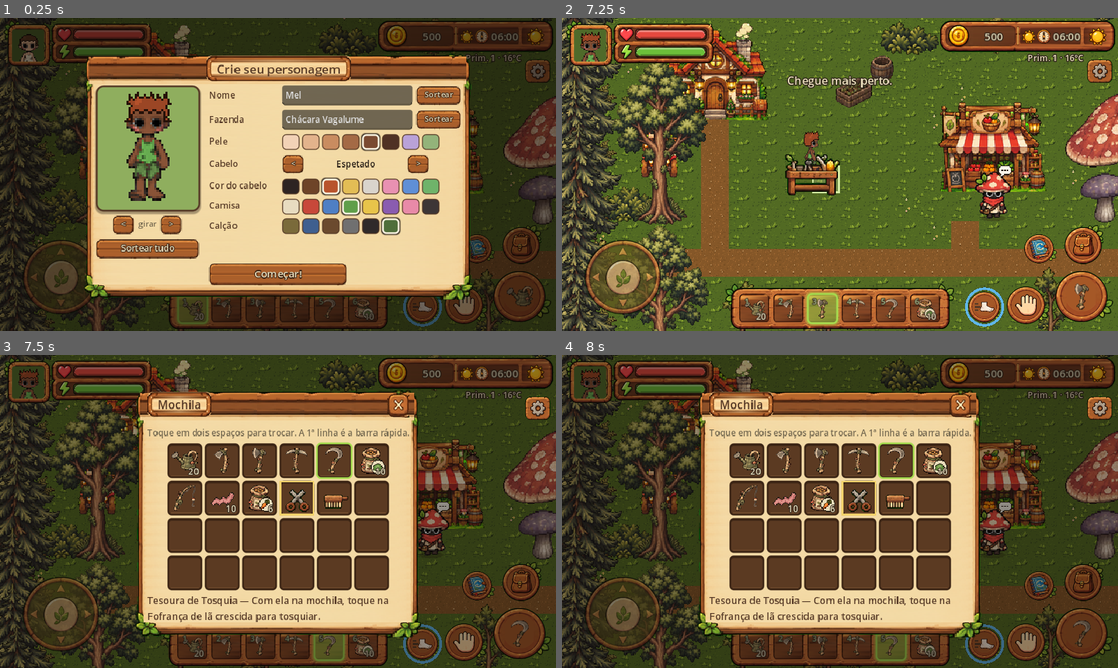
Above: before the commit, frames 1-4 (two rows, left to right).
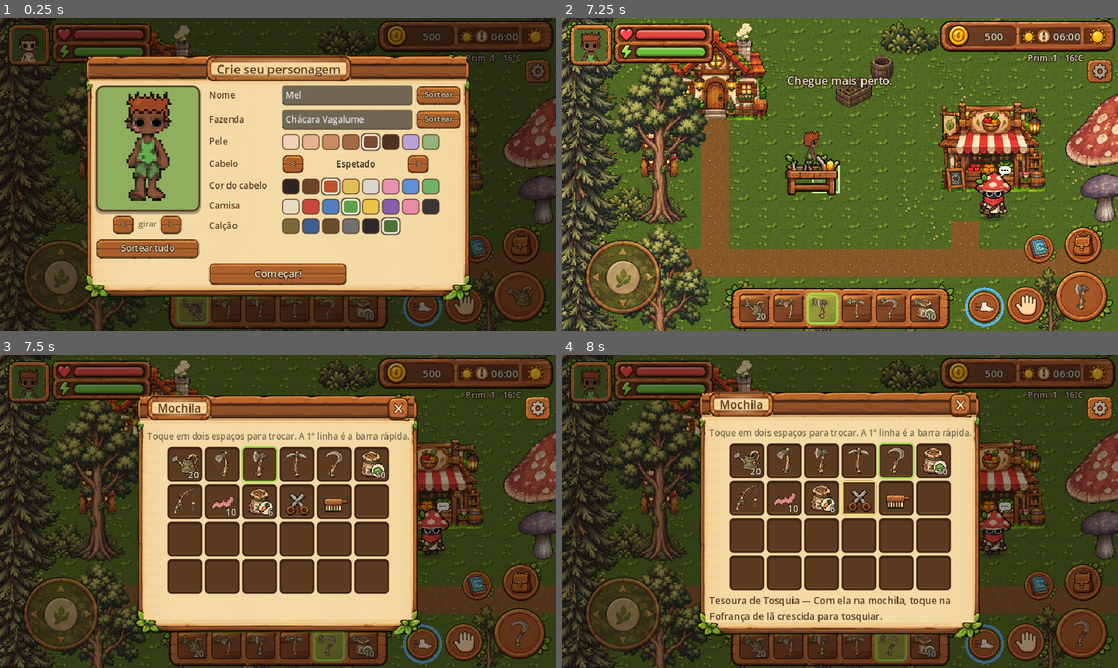
Above: after the commit, the same moments.

Repository: kyoubuerickfreitas-ux/fazendinha-fantastica
Game: Godot game, scene res://scenes/main.tscn
Same seed, same stepped clock (60 frames per second), same inputs: the game is played once before the commit and once after it.
Inputs (mouse positions are in pixels of both pictures, inside the frame that each line leads up to):
- Up to frame 1 (0.25 s): no input
- Up to frame 2 (7.25 s): click "Começar!" at 0.5 s; click "Pular" at 1.25 s; click "Sim" at 2 s; move the mouse to (962, 158) at 2.77 s; hold D (move_right) 2.78-3.5 s; hold E (interact) 2.78-3.5 s; click (962, 158) at 2.92 s; drag from (728, 190) to (812, 237) at 3.52 s; move the mouse to (895, 105) at 4.27 s; hold D (move_right) 4.28-5 s; tap 1 (slot_1) at 4.35 s; click (895, 105) at 4.42 s; drag from (812, 237) to (673, 127) at 5.02 s; move the mouse to (1006, 221) at 5.77 s; hold A (move_left) 5.78-6.5 s; tap 3 (slot_3) at 5.85 s; click (1006, 221) at 5.92 s; drag from (673, 127) to (756, 96) at 6.52 s
- Up to frame 3 (7.5 s): move the mouse to (305, 511) at 7.27 s; hold I (backpack) from 7.28 s (still down); tap 5 (slot_5) at 7.35 s; click (305, 511) at 7.42 s
- Up to frame 4 (8 s): keep holding I (backpack)

Frames 1-2 are identical in both runs. In frame 3, 14% of the frame differs, in the area x 24-76%, y 11-91%; in frame 4, nothing differs.

Commit message:
Arrastar itens na mochila, barra rápida, armário e caçamba
- ItemSlot: segurar e arrastar mostra o item embaixo do dedo; soltar em outro espaço move, junta pilhas
  ou troca (HUD._on_slot_drop); tocar sem arrastar conta ao soltar o dedo
- Ferramentas não vão para o armário/caçamba

Co-Authored-By: Claude Opus 5.5 <noreply@anthropic.com>
Claude-Session: https://claude.ai/code/session_01K8smMkd41S9KsmfWVPtWCG

Diff:
--- a/scripts/ui/hud.gd
+++ b/scripts/ui/hud.gd
@@ -113,6 +113,7 @@
 	_build_backpack()
 	_build_shop()
 	_build_cargo()
+	ItemSlot.drop_handler = _on_slot_drop
 	_build_crafting()
 	_build_calendar()
 	_build_fish_book()
@@ -1412,6 +1413,43 @@
 	_open(_confirm)
 
 
+## Soltou um item arrastado em outro espaço (mochila, barra rápida, armário ou caçamba).
+## Espaço vazio: move; mesmo item: junta as pilhas; senão: troca. Ferramentas não vão para a carga.
+func _on_slot_drop(from: ItemSlot, to: ItemSlot) -> void:
+	var a := from.source()
+	var b := to.source()
+	var i := from.index
+	var j := to.index
+	var s = a[i]
+	var t = b[j]
+	if s == null:
+		return
+	if to.cargo and not from.cargo and ItemDB.get_item(s["id"]).get("type", "") == "tool":
+		show_toast("As ferramentas ficam na mochila.")
+		return
+	if from.cargo and not to.cargo and t != null and ItemDB.get_item(t["id"]).get("type", "") == "tool":
+		show_toast("As ferramentas ficam na mochila.")
+		return
+	var same: bool = t != null and t["id"] == s["id"] and int(t.get("q", 0)) == int(s.get("q", 0)) and ItemDB.is_stackable(s["id"])
+	if same:
+		var add: int = mini(int(s["qty"]), ItemDB.MAX_STACK - int(t["qty"]))
+		t["qty"] = int(t["qty"]) + add
+		s["qty"] = int(s["qty"]) - add
+		if int(s["qty"]) <= 0:
+			a[i] = null
+	else:
+		a[i] = t
+		b[j] = s
+	_bp_marked = -1
+	if _bp_desc:
+		_bp_desc.text = ""
+	Sound.play("ui_click", -6.0)
+	Game.inventory_changed.emit()
+	_refresh_backpack()
+	if _cargo and _cargo.visible:
+		_refresh_cargo()
+
+
 func _on_backpack_slot(i: int) -> void:
 	var s = Game.inventory[i]
 	if _bp_marked == -1:
--- a/scripts/ui/item_slot.gd
+++ b/scripts/ui/item_slot.gd
@@ -17,6 +17,25 @@
 var cargo := false
 
 var _touch := -1
+var _press_pos := Vector2.ZERO
+
+# ------------------------------------------------------------------ arrastar
+## Arrastar um item para outro espaço: quem trata a soltura é drop_handler(de: ItemSlot, para: ItemSlot)
+## (a HUD define). O item arrastado aparece embaixo do dedo.
+static var drop_handler: Callable
+static var dragging: ItemSlot
+static var _ghost_layer: CanvasLayer
+static var _ghost: TextureRect
+const DRAG_START := 10.0
+
+
+func source() -> Array:
+	return Trailer.items() if cargo else Game.inventory
+
+
+func item():
+	var src := source()
+	return src[index] if index < src.size() else null
 
 
 func _init(p_index: int = 0, p_size: float = 36.0) -> void:
@@ -28,19 +47,66 @@
 
 func _ready() -> void:
 	Game.inventory_changed.connect(queue_redraw)
+	add_to_group("item_slot")
 
 
 func _input(event: InputEvent) -> void:
-	if not is_visible_in_tree() or not (event is InputEventScreenTouch):
+	if not is_visible_in_tree():
 		return
-	if not works_in_panel and Game.ui_lock > 0:
+	if event is InputEventScreenDrag and event.index == _touch:
+		if dragging == null and item() != null and event.position.distance_to(_press_pos) > DRAG_START:
+			_start_drag()
+		if dragging == self:
+			_ghost.position = event.position - _ghost.size / 2.0
+			get_viewport().set_input_as_handled()
+		return
+	if not (event is InputEventScreenTouch):
+		return
+	if not works_in_panel and Game.ui_lock > 0 and dragging != self:
 		return
 	if event.pressed and _touch == -1 and get_global_rect().has_point(event.position):
 		_touch = event.index
-		tapped.emit(index)
+		_press_pos = event.position
 		get_viewport().set_input_as_handled()
 	elif not event.pressed and event.index == _touch:
 		_touch = -1
+		if dragging == self:
+			_end_drag(event.position)
+		else:
+			tapped.emit(index)       # toque (sem arrastar): conta ao soltar o dedo
+		get_viewport().set_input_as_handled()
+
+
+func _start_drag() -> void:
+	dragging = self
+	if _ghost_layer == null or not is_instance_valid(_ghost_layer):
+		_ghost_layer = CanvasLayer.new()
+		_ghost_layer.layer = 120
+		get_tree().root.add_child(_ghost_layer)
+		_ghost = TextureRect.new()
+		_ghost.expand_mode = TextureRect.EXPAND_IGNORE_SIZE
+		_ghost.stretch_mode = TextureRect.STRETCH_KEEP_ASPECT_CENTERED
+		_ghost.size = Vector2(34, 34)
+		_ghost.mouse_filter = Control.MOUSE_FILTER_IGNORE
+		_ghost.modulate = Color(1, 1, 1, 0.85)
+		_ghost_layer.add_child(_ghost)
+	_ghost.texture = ItemDB.icon(item()["id"])
+	_ghost.visible = true
+	modulate = Color(1, 1, 1, 0.45)
+
+
+func _end_drag(pos: Vector2) -> void:
+	dragging = null
+	modulate = Color.WHITE
+	if _ghost:
+		_ghost.visible = false
+	var target: ItemSlot = null
+	for n in get_tree().get_nodes_in_group("item_slot"):
+		var s := n as ItemSlot
+		if s != self and s.is_visible_in_tree() and s.get_global_rect().grow(2).has_point(pos):
+			target = s
+	if target and drop_handler.is_valid():
+		drop_handler.call(self, target)
 
 
 func _draw() -> void:
@@ -77,8 +143,7 @@
 		draw_rect(r.grow(-1), Color("f2d16b"), false, 2.0)
 
 	var font := get_theme_default_font()
-	var src: Array = Trailer.items() if cargo else Game.inventory
-	var s = src[index] if index < src.size() else null
+	var s = item()
 	if s != null:
 		var tex := ItemDB.icon(s["id"])
 		var icon_size := Vector2(32, 32) if size.x >= 40 else Vector2(24, 24)
--- a/tests/smoke_test.gd
+++ b/tests/smoke_test.gd
@@ -1454,6 +1454,39 @@
 	assert(w.ground_at(w.cell_of(p.position)) != FarmWorld.Ground.WATER or p.position.y < wcell.y * 32 + 10,
 		"não dá para entrar na água")
 
+	# ---- arrastar itens: na mochila e da mochila para o armário/caçamba
+	main.hud.toggle_backpack()
+	await _wait(0.2)
+	game.inventory[14] = {"id": "stone", "qty": 5}
+	game.inventory[15] = null
+	var drag := func(from_slot: ItemSlot, to_slot: ItemSlot):
+		var a := from_slot.get_global_rect().get_center()
+		var b := to_slot.get_global_rect().get_center()
+		var ev := InputEventScreenTouch.new()
+		ev.index = 3
+		ev.position = a
+		ev.pressed = true
+		from_slot._input(ev)
+		var dr := InputEventScreenDrag.new()
+		dr.index = 3
+		dr.position = b
+		from_slot._input(dr)
+		ev.pressed = false
+		ev.position = b
+		from_slot._input(ev)
+	drag.call(main.hud._bp_slots[14], main.hud._bp_slots[15])
+	assert(game.inventory[14] == null and game.inventory[15]["id"] == "stone", "arrastar move o item para o espaço vazio")
+	game.inventory[16] = {"id": "stone", "qty": 3}
+	drag.call(main.hud._bp_slots[16], main.hud._bp_slots[15])
+	assert(game.inventory[16] == null and int(game.inventory[15]["qty"]) == 8, "arrastar no mesmo item junta as pilhas")
+	main.hud.close_panel()
+	main.hud.open_cargo("trailer")
+	await _wait(0.2)
+	drag.call(main.hud._cargo_bag[15], main.hud._cargo_slots[5])
+	assert(game.inventory[15] == null and Trailer.items()[5]["id"] == "stone", "arrastar da mochila para a caçamba")
+	main.hud.close_panel()
+	Trailer.items()[5] = null
+
 	# ---- opções
 	main.hud.open_options()
 	await _wait(0.3)
